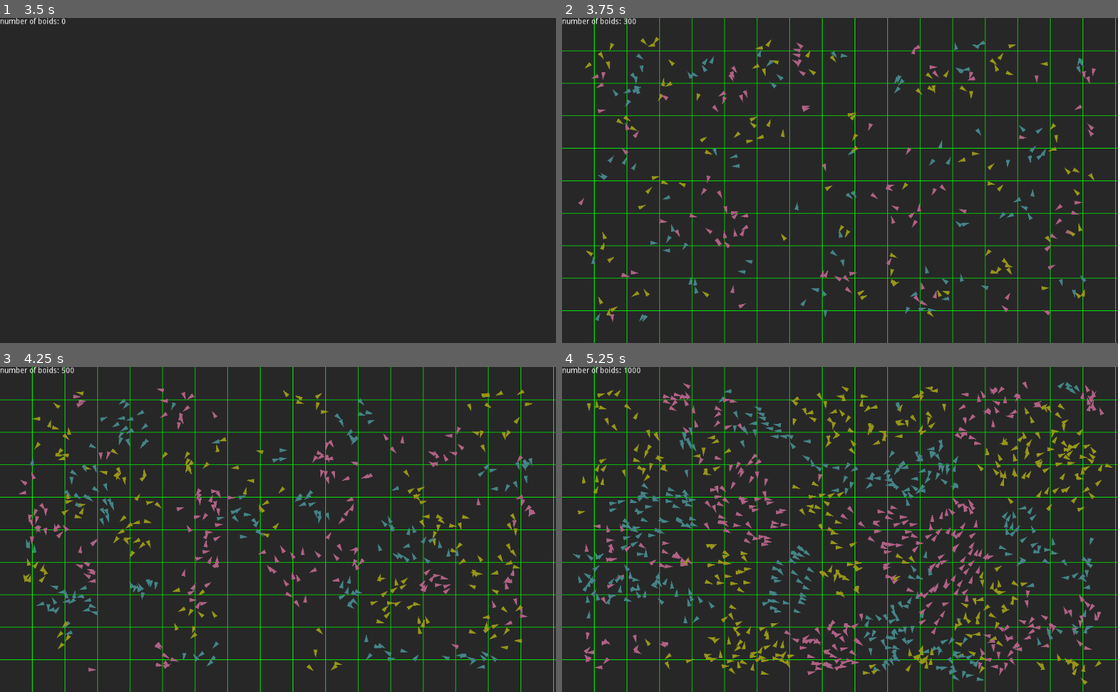
Above: before the commit, frames 1-4 (two rows, left to right).
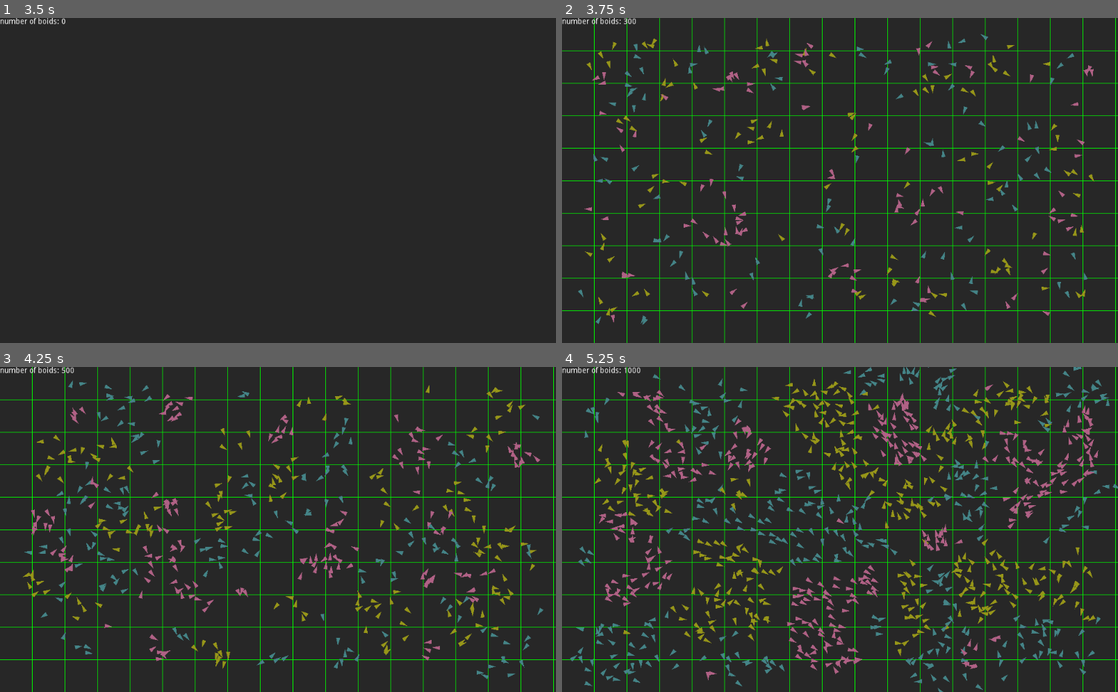
Above: after the commit, the same moments.

Repository: Benedek03/boids
Game: Godot game, scene res://Scenes/Main.tscn
The game is run twice, just before and just after one commit, with the same random seed, the same clock (stepped at 60 frames per second) and the same inputs.
Inputs:
- Up to frame 1 (3.5 s): tap Enter at 0.5, 2 s; hold D 0.53-1.28 s; hold R 0.53-1.28 s; tap F at 0.8, 1.35 s; tap Space at 1.25, 2.75 s; hold S 1.28-2.03 s; tap T at 1.55 s; hold T 2.03-2.78 s; hold D from 2.03 s (still down); tap G at 2.3, 2.85 s; tap R at 3.05 s
- Up to frame 2 (3.75 s): tap Enter at 3.5 s; release D at 3.53 s; hold A from 3.53 s (still down); hold R from 3.53 s (still down)
- Up to frame 3 (4.25 s): keep holding A; keep holding R; tap F at 3.8 s
- Up to frame 4 (5.25 s): release R at 4.28 s; tap F at 4.35 s; tap T at 4.55 s; release A at 5.03 s; hold S from 5.03 s (still down); hold T from 5.03 s (still down)

Frame 1 is identical in both runs. In frame 2, 4.7% of the frame differs, in the area x 2-96%, y 4-95%; in frame 3, 9.8%; in frame 4, 19%, in the area x 1-100%, y 0-100%.

Commit message:
sdf

Diff:
--- a/src/Scripts/Main.gd
+++ b/src/Scripts/Main.gd
@@ -6,9 +6,9 @@
 export var MARGIN = 50
 export var TURN_FACTOR = 3
 #								green	purple	blue
-export var SEPARATION_FACTOR = [0.2,	0.2,	0.2]
+export var SEPARATION_FACTOR = [0.2,	0.2,	0.5]
 export var ALIGNMENT_FACTOR  = [0.1,	0.1,	0.1]
-export var COHESION_FACTOR   = [0.05,	0.05,	0.05]
+export var COHESION_FACTOR   = [0.05,	0.07,	0.05]
 export var RANDOM_FACTOR     = [2,   	1,		0]
 export var MAX_SPEED         = [10,		10,		10]
 export var MIN_SPEED         = [5,		5,		5]
@@ -23,12 +23,18 @@
 
 func _ready():
 	$Label.text = "number of boids: %d" % boids_num
+	grid()
+
+func grid():
 	grid = []
 	for _x in range(ROWS):
 		var b = []
 		for _y in range(COLS):
 			b.append([0]);
 		grid.append(b)
+	for i in BOIDS.size():
+		var gp = BOIDS[i].get_grid_pos()
+		grid[gp.x][gp.y].append(i)
 
 func add_boids(n):
 	randomize()
@@ -47,9 +53,20 @@
 	if Input.is_key_pressed(KEY_S): RUNNING = !RUNNING
 	if Input.is_key_pressed(KEY_A): add_boids(100)
 	if Input.is_key_pressed(KEY_Q): get_tree().quit()
-	if Input.is_key_pressed(KEY_D):
-		DRAW = !DRAW
-		update()
+	if Input.is_key_pressed(KEY_R):
+		ROWS += 1
+		grid()
+	if Input.is_key_pressed(KEY_F):
+		ROWS -= 1
+		grid()
+	if Input.is_key_pressed(KEY_T):
+		COLS += 1
+		grid()
+	if Input.is_key_pressed(KEY_G):
+		COLS -= 1
+		grid()
+	if Input.is_key_pressed(KEY_D): DRAW = !DRAW
+	update()
 
 func _draw():
 	var ws = Vector2(COLS * VISUAL_RANGE, ROWS * VISUAL_RANGE);
